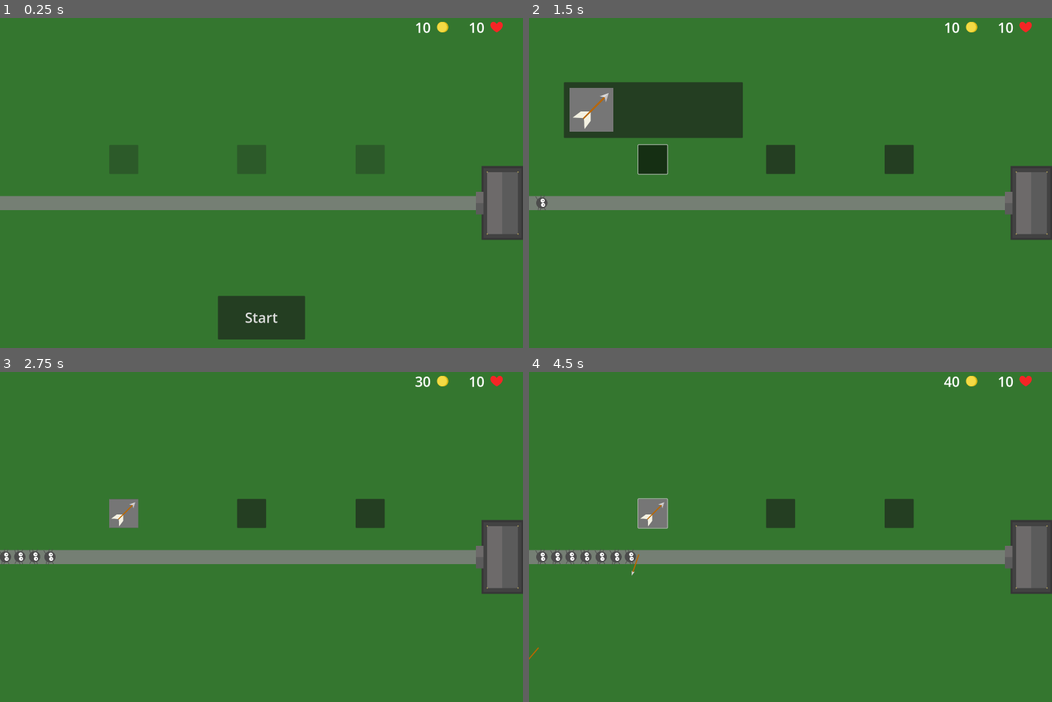
Above: before the commit, frames 1-4 (two rows, left to right).
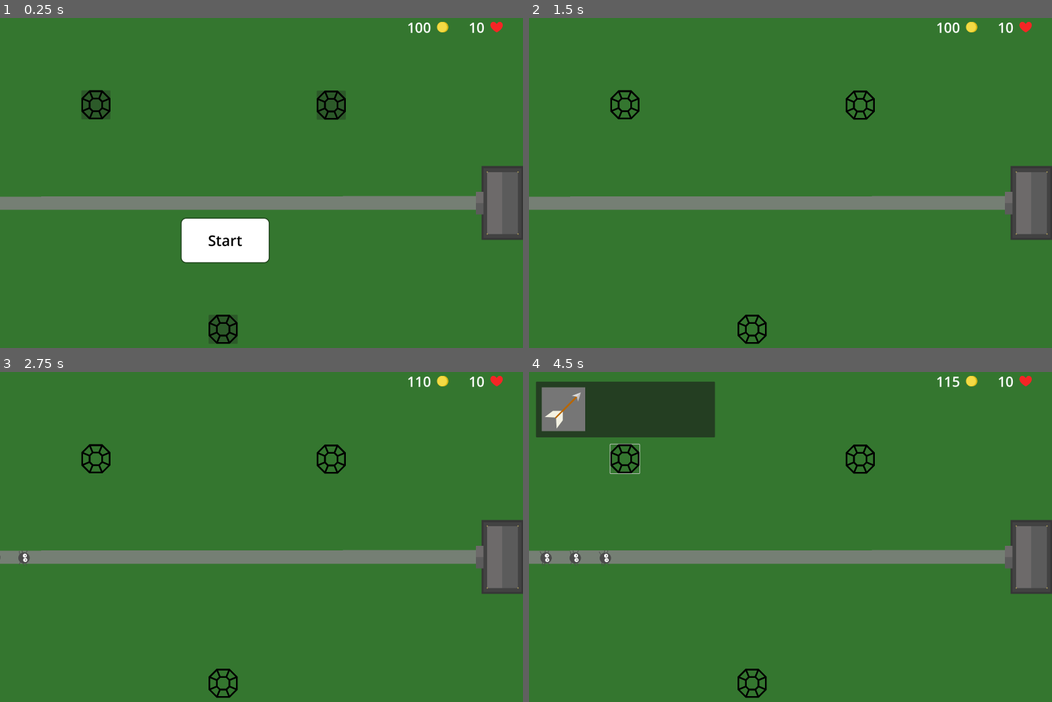
Above: after the commit, the same moments.

Repository: whhuang/tokyo-tower-defense
Game: Godot game, scene res://main.tscn
Two runs of this game, one before a commit and one after it. Both use one fixed random seed, a clock stepped at 60 frames per second and the inputs below.
Inputs (mouse positions are in pixels of both pictures, inside the frame that each line leads up to):
- Up to frame 1 (0.25 s): no input
- Up to frame 2 (1.5 s): click "Start" at 0.5 s; click (654, 159) at 1.27 s
- Up to frame 3 (2.75 s): click (62, 464) at 2.02 s
- Up to frame 4 (4.5 s): click (654, 513) at 2.77 s; click (654, 513) at 3.52 s; click (623, 457) at 4.27 s

The runs differ from the first frame. In frame 1, 7.5% of the frame differs, in the area x 0-91%, y 1-99%; in frame 2, 8.2%; in frame 3, 2.8%; in frame 4, 8.9%.

Commit message:
Please enter the commit message for your changes. Lines starting q
a
Add tower defense base files

Diff:
--- a/arrow.gd
+++ b/arrow.gd
@@ -1,21 +1,33 @@
-extends RigidBody2D
+extends Area2D
+
+@export var damage: int = 25
+@export var speed: float = 1200          # faster arrows
+@export var turn_rate: float = 12.0      # homing turn rate
+var direction: Vector2 = Vector2.ZERO
+var target: Node2D = null                # assigned by tower
+
+const LAYER_PROJECTILE := 1 << 2
+const LAYER_ENEMY := 1 << 3
+
+func _ready() -> void:
+	visible = true
+	monitoring = true
+	monitorable = true
+	collision_layer = LAYER_PROJECTILE
+	collision_mask = LAYER_ENEMY
+	area_entered.connect(_on_area_entered)
+
+func _process(delta: float) -> void:
+	if target != null and is_instance_valid(target):
+		var desired: Vector2 = (target.global_position - global_position).normalized()
+		var t: float = clamp(turn_rate * delta, 0.0, 1.0)
+		direction = direction.lerp(desired, t).normalized()
+		rotation = direction.angle()
+
+	position += direction * speed * delta
 
 
-# Called when the node enters the scene tree for the first time.
-func _ready() -> void:
-	for invader in get_tree().get_nodes_in_group("invader"):
-		invader.invader_hit.connect(_on_invader_hit)
-
-
-# Called every frame. 'delta' is the elapsed time since the previous frame.
-func _process(delta: float) -> void:
-	pass
-
-
-func _on_visible_on_screen_notifier_2d_screen_exited() -> void:
-	queue_free()
-
-
-func _on_invader_hit(node: Node2D) -> void:
-	if self == node:
+func _on_area_entered(area: Area2D) -> void:
+	if area.is_in_group("invader") and area.has_method("take_damage"):
+		area.take_damage(damage)
 		queue_free()
--- a/arrow.tscn
+++ b/arrow.tscn
@@ -4,14 +4,12 @@
 [ext_resource type="Texture2D" uid="uid://cfigpfrv3j4kb" path="res://Art/Arrow.png" id="1_l5ahi"]
 
 [sub_resource type="SegmentShape2D" id="SegmentShape2D_2ndhl"]
-a = Vector2(0, -40)
-b = Vector2(0, 40)
+a = Vector2(-0.00013756, -38)
+b = Vector2(0.00014118, 39)
 
-[node name="Arrow" type="RigidBody2D"]
+[node name="Arrow" type="Area2D"]
 collision_layer = 8
 collision_mask = 4
-mass = 0.001
-gravity_scale = 0.0
 script = ExtResource("1_2ndhl")
 
 [node name="CollisionShape2D" type="CollisionShape2D" parent="."]
--- a/arrow_tower.gd
+++ b/arrow_tower.gd
@@ -1,41 +1,135 @@
 extends Button
 
 @export var arrow_scene: PackedScene
-@export var arrow_speed = 500
-var target
+@export var arrow_speed: float = 1200.0
+@export var range: float = 220.0
+@export var focus_fire: bool = false
+@export var use_range_gate: bool = false
 
-# Called when the node enters the scene tree for the first time.
+var target: Node2D = null
+
 func _ready() -> void:
-	$FiringTimer.start()
+	# Clickable/toggleable
+	toggle_mode = true
+	mouse_filter = Control.MOUSE_FILTER_STOP
+	if not toggled.is_connected(_on_toggled):
+		toggled.connect(_on_toggled)
 
+	# Connect remove button (adjust the path if yours is different)
+	if has_node("TowerSelectPanel/RemoveProjectile"):
+		var rb: Button = $"TowerSelectPanel/RemoveProjectile"
+		if not rb.pressed.is_connected(_on_remove_projectile_pressed):
+			rb.pressed.connect(_on_remove_projectile_pressed)
 
-# Called every frame. 'delta' is the elapsed time since the previous frame.
-func _process(delta: float) -> void:
-	pass
+	# Fire timer
+	if has_node("FiringTimer"):
+		var t: Timer = $FiringTimer
+		if not t.timeout.is_connected(_on_firing_timer_timeout):
+			t.timeout.connect(_on_firing_timer_timeout)
+		t.start()
 
+	# Start closed
+	if has_node("TowerSelectPanel"):
+		$TowerSelectPanel.visible = false
+
+func _on_toggled(on: bool) -> void:
+	if has_node("TowerSelectPanel"):
+		$TowerSelectPanel.visible = on
 
 func stop() -> void:
-	$FiringTimer.stop()
-
+	if has_node("FiringTimer"):
+		$FiringTimer.stop()
 
 func _on_firing_timer_timeout() -> void:
-	var invaders = get_tree().get_nodes_in_group("invader")
-	if invaders.size() > 0:
-		target = invaders[0]
-		shoot_arrow()
+	if focus_fire:
+		if not _is_valid_target(target):
+			target = _pick_most_advanced()
+	else:
+		target = _pick_most_advanced()
 
+	if _is_valid_target(target):
+		_shoot_arrow()
 
-func shoot_arrow():
-	if target == null:
+# ------------ Remove / refund ------------
+
+func _on_remove_projectile_pressed() -> void:
+	# refund half the cost if set by PlaceTower
+	if has_meta("cost"):
+		var main = get_tree().root.get_node("Main")
+		var cost: int = int(get_meta("cost"))
+		main.cash += cost / 2
+
+	# return this PlaceTower spot back to button state
+	var pt = get_parent()
+	if pt and pt.has_method("reset_tower_button"):
+		pt.reset_tower_button()
+
+	# remove this tower
+	queue_free()
+
+# ----------------- Helpers -----------------
+
+func _world_pos() -> Vector2:
+	return get_global_transform_with_canvas().origin
+
+func _is_valid_target(t) -> bool:
+	if t == null or not is_instance_valid(t):
+		return false
+	if not use_range_gate:
+		return true
+	var origin := _world_pos()
+	return origin.distance_squared_to(t.global_position) <= range * range
+
+func _progress_of(inv: Node2D) -> float:
+	var pf := inv.get_parent()
+	return pf.progress if pf is PathFollow2D else 0.0
+
+func _pick_most_advanced() -> Node2D:
+	var invs: Array = get_tree().get_nodes_in_group("invader")
+	if invs.is_empty():
+		return null
+	var origin := _world_pos()
+	var best: Node2D = null
+	var best_score := -INF
+	for inv in invs:
+		if not is_instance_valid(inv):
+			continue
+		if use_range_gate:
+			var d2 := origin.distance_squared_to(inv.global_position)
+			if d2 > range * range:
+				continue
+		var score := _progress_of(inv) - origin.distance_squared_to(inv.global_position) * 1e-6
+		if score > best_score:
+			best_score = score
+			best = inv
+	return best
+
+func _world_parent() -> Node:
+	var root := get_tree().root
+	if root.has_node("Main/Map/Projectiles"):
+		return root.get_node("Main/Map/Projectiles")
+	if root.has_node("Main/Map"):
+		return root.get_node("Main/Map")
+	return get_tree().current_scene
+
+# ----------------- Shooting -----------------
+
+func _shoot_arrow() -> void:
+	if target == null or not is_instance_valid(target) or arrow_scene == null:
 		return
-	var arrow_instance: RigidBody2D = arrow_scene.instantiate()
-	arrow_instance.position = Vector2(50.0, 50.0)
 
-	# compute direction
-	var direction = (target.global_position - global_position).normalized()
-	var angle = atan2(direction[1], direction[0])
-	arrow_instance.rotate(angle)
+	var arrow = arrow_scene.instantiate()
+	var wp := _world_parent()
+	wp.add_child(arrow)
 
-	arrow_instance.linear_velocity = direction * arrow_speed
+	arrow.top_level = true
+	var spawn_pos := _world_pos()
+	arrow.global_position = spawn_pos
 
-	add_child(arrow_instance)
+	var dir: Vector2 = (target.global_position - spawn_pos).normalized()
+	arrow.direction = dir
+	arrow.speed = arrow_speed
+	arrow.rotation = dir.angle()
+
+	if "target" in arrow:
+		arrow.target = target
--- a/arrow_tower.tscn
+++ b/arrow_tower.tscn
@@ -22,4 +22,51 @@
 
 [node name="FiringTimer" type="Timer" parent="."]
 
+[node name="TowerSelectPanel" type="Panel" parent="."]
+offset_left = -256.0
+offset_top = -216.0
+offset_right = 360.0
+offset_bottom = -24.0
+size_flags_horizontal = 3
+size_flags_vertical = 3
+metadata/_edit_group_ = true
+
+[node name="MarginContainer" type="MarginContainer" parent="TowerSelectPanel"]
+layout_mode = 1
+anchors_preset = 15
+anchor_right = 1.0
+anchor_bottom = 1.0
+grow_horizontal = 2
+grow_vertical = 2
+theme_override_constants/margin_left = 20
+theme_override_constants/margin_top = 20
+theme_override_constants/margin_right = 20
+theme_override_constants/margin_bottom = 20
+
+[node name="GridContainer" type="GridContainer" parent="TowerSelectPanel/MarginContainer"]
+layout_mode = 2
+theme_override_constants/h_separation = 20
+theme_override_constants/v_separation = 20
+columns = 4
+
+[node name="ArrowTowerSelect" type="Button" parent="TowerSelectPanel/MarginContainer/GridContainer"]
+custom_minimum_size = Vector2(150, 150)
+layout_mode = 2
+toggle_mode = true
+button_pressed = true
+
+[node name="TextureRect" type="TextureRect" parent="TowerSelectPanel/MarginContainer/GridContainer/ArrowTowerSelect"]
+layout_mode = 0
+offset_right = 150.0
+offset_bottom = 150.0
+texture = ExtResource("1_1ovfp")
+expand_mode = 1
+
+[node name="RemoveProjectile" type="Button" parent="TowerSelectPanel/MarginContainer/GridContainer"]
+custom_minimum_size = Vector2(150, 0)
+layout_mode = 2
+size_flags_horizontal = 4
+
+[connection signal="toggled" from="." to="." method="_on_toggled"]
 [connection signal="timeout" from="FiringTimer" to="." method="_on_firing_timer_timeout"]
+[connection signal="pressed" from="TowerSelectPanel/MarginContainer/GridContainer/RemoveProjectile" to="." method="_on_remove_projectile_pressed"]
--- a/hud.tscn
+++ b/hud.tscn
@@ -1,9 +1,35 @@
-[gd_scene load_steps=5 format=3 uid="uid://dirucuwoahiux"]
+[gd_scene load_steps=9 format=3 uid="uid://dirucuwoahiux"]
 
 [ext_resource type="Script" uid="uid://g6sif34lma5j" path="res://hud.gd" id="1_37p78"]
 [ext_resource type="Theme" uid="uid://bkn4bb2bc3bkf" path="res://default.tres" id="2_8sq4i"]
 [ext_resource type="Texture2D" uid="uid://dl5ts6vkoxx21" path="res://Art/Heart.png" id="2_64ctp"]
 [ext_resource type="Texture2D" uid="uid://4jtftk3f425o" path="res://Art/Coin.png" id="4_640wx"]
+
+[sub_resource type="StyleBoxEmpty" id="StyleBoxEmpty_640wx"]
+
+[sub_resource type="StyleBoxFlat" id="StyleBoxFlat_a2258"]
+bg_color = Color(0.724643, 0.724643, 0.724643, 1)
+corner_radius_top_left = 16
+corner_radius_top_right = 16
+corner_radius_bottom_right = 16
+corner_radius_bottom_left = 16
+shadow_size = 5
+
+[sub_resource type="StyleBoxFlat" id="StyleBoxFlat_1xsix"]
+bg_color = Color(0.724643, 0.724643, 0.724643, 1)
+corner_radius_top_left = 16
+corner_radius_top_right = 16
+corner_radius_bottom_right = 16
+corner_radius_bottom_left = 16
+shadow_size = 5
+
+[sub_resource type="StyleBoxFlat" id="StyleBoxFlat_640wx"]
+bg_color = Color(1, 1, 1, 1)
+corner_radius_top_left = 16
+corner_radius_top_right = 16
+corner_radius_bottom_right = 16
+corner_radius_bottom_left = 16
+shadow_size = 5
 
 [node name="HUD" type="CanvasLayer"]
 script = ExtResource("1_37p78")
@@ -74,13 +100,21 @@
 anchor_top = 0.5
 anchor_right = 0.5
 anchor_bottom = 0.5
-offset_left = -150.0
-offset_top = 300.0
-offset_right = 150.0
-offset_bottom = 450.0
+offset_left = -275.0
+offset_top = 34.0
+offset_right = 25.0
+offset_bottom = 184.0
 grow_horizontal = 2
 grow_vertical = 2
-theme = ExtResource("2_8sq4i")
+theme_override_colors/font_hover_color = Color(0, 0, 0, 1)
+theme_override_colors/font_color = Color(0, 0, 0, 1)
+theme_override_colors/font_focus_color = Color(0, 0, 0, 1)
+theme_override_colors/font_pressed_color = Color(0, 0, 0, 1)
+theme_override_font_sizes/font_size = 50
+theme_override_styles/focus = SubResource("StyleBoxEmpty_640wx")
+theme_override_styles/hover = SubResource("StyleBoxFlat_a2258")
+theme_override_styles/pressed = SubResource("StyleBoxFlat_1xsix")
+theme_override_styles/normal = SubResource("StyleBoxFlat_640wx")
 text = "Start"
 
 [connection signal="pressed" from="StartButton" to="." method="_on_start_button_pressed"]
--- a/invader.gd
+++ b/invader.gd
@@ -1,19 +1,33 @@
 extends Area2D
 
+@export var health: int = 50
+@export var cash_reward: int = 20
 
-signal invader_hit(instance)
+const LAYER_PROJECTILE := 1 << 2
+const LAYER_ENEMY := 1 << 3
 
-# Called when the node enters the scene tree for the first time.
+var velocity: Vector2 = Vector2.ZERO
+var _prev_pos: Vector2
+
 func _ready() -> void:
-	add_to_group("invaders")
+	add_to_group("invader")
+	collision_layer = LAYER_ENEMY
+	collision_mask = LAYER_PROJECTILE
 	$AnimatedSprite2D.play("walk")
+	_prev_pos = global_position
 
+func _process(delta: float) -> void:
+	var p := global_position
+	if delta > 0.0:
+		velocity = (p - _prev_pos) / delta
+	_prev_pos = p
 
-# Called every frame. 'delta' is the elapsed time since the previous frame.
-func _process(delta: float) -> void:
-	pass
+func take_damage(amount: int) -> void:
+	health -= amount
+	if health <= 0:
+		die()
 
-
-func _on_body_entered(body: Node2D) -> void:
-	invader_hit.emit(body)
-	queue_free()  # TODO: don't delete upon first hit, decrement from health
+func die() -> void:
+	var main = get_tree().root.get_node("Main")
+	main.cash += cash_reward
+	queue_free()
--- a/invader.tscn
+++ b/invader.tscn
@@ -5,7 +5,7 @@
 [ext_resource type="Texture2D" uid="uid://mnp14yh86koa" path="res://Art/Invader/Invader - walk 2.png" id="3_uji37"]
 
 [sub_resource type="CircleShape2D" id="CircleShape2D_ib0xf"]
-radius = 24.0
+radius = 20.0
 
 [sub_resource type="SpriteFrames" id="SpriteFrames_cs7wy"]
 animations = [{
@@ -30,8 +30,8 @@
 shape = SubResource("CircleShape2D_ib0xf")
 
 [node name="AnimatedSprite2D" type="AnimatedSprite2D" parent="."]
-position = Vector2(0.124998, -0.260932)
-scale = Vector2(0.381148, 0.381147)
+position = Vector2(-1.209, 2.98023e-08)
+scale = Vector2(0.385018, 0.381147)
 sprite_frames = SubResource("SpriteFrames_cs7wy")
 animation = &"walk"
 
--- a/main.gd
+++ b/main.gd
@@ -1,8 +1,8 @@
 extends Node
 
 @export var starting_lives = 20
-@export var starting_cash = 10
-@export var cash_increment = 10
+@export var starting_cash = 100
+@export var cash_increment = 5
 var game_in_progress
 var lives
 var cash
--- a/map.gd
+++ b/map.gd
@@ -44,11 +44,10 @@
 
 
 func _on_castle_area_entered(area: Area2D) -> void:
-	print("castle hit by: ", area)
-	castle_hit.emit()
 	if area.is_in_group("invader"):
+		castle_hit.emit()
 		area.queue_free()
-		print("free")
+
 
 
 func game_over() -> void:
--- a/map.tscn
+++ b/map.tscn
@@ -7,12 +7,12 @@
 
 [sub_resource type="Curve2D" id="Curve2D_wijl4"]
 _data = {
-"points": PackedVector2Array(0, 0, 0, 0, -1.6529, 680, 0, 0, 0, 0, 1894.34, 680)
+"points": PackedVector2Array(0, 0, 0, 0, -37.8883, 681, 0, 0, 0, 0, 95.5089, 684.29, 0, 0, 0, 0, 1894.34, 680)
 }
-point_count = 2
+point_count = 3
 
 [sub_resource type="RectangleShape2D" id="RectangleShape2D_c7s6e"]
-size = Vector2(256, 256)
+size = Vector2(150, 256)
 
 [node name="Map" type="Node2D"]
 script = ExtResource("1_e0an3")
@@ -21,7 +21,7 @@
 [node name="Path" type="Polygon2D" parent="."]
 position = Vector2(0, -8)
 color = Color(0.507314, 0.507314, 0.507314, 0.839216)
-polygon = PackedVector2Array(0, 712, 0, 664, 1800, 664, 1800, 712)
+polygon = PackedVector2Array(-44, 711, -43, 689, -43, 666, 1800, 664, 1800, 712)
 
 [node name="InvaderPath" type="Path2D" parent="."]
 position = Vector2(1.68777, 0)
@@ -29,26 +29,26 @@
 curve = SubResource("Curve2D_wijl4")
 
 [node name="PlaceTower" parent="." instance=ExtResource("1_c7s6e")]
-offset_left = 376.0
-offset_top = 480.0
-offset_right = 476.0
-offset_bottom = 580.0
+offset_left = 280.0
+offset_top = 292.0
+offset_right = 380.0
+offset_bottom = 392.0
 
 [node name="PlaceTower2" parent="." instance=ExtResource("1_c7s6e")]
-offset_left = 816.0
-offset_top = 480.0
-offset_right = 916.0
-offset_bottom = 580.0
+offset_left = 718.0
+offset_top = 1065.0
+offset_right = 818.0
+offset_bottom = 1165.0
 
 [node name="PlaceTower3" parent="." instance=ExtResource("1_c7s6e")]
-offset_left = 1224.0
-offset_top = 480.0
-offset_right = 1324.0
-offset_bottom = 580.0
+offset_left = 1090.0
+offset_top = 293.0
+offset_right = 1190.0
+offset_bottom = 393.0
 
 [node name="Castle" type="Area2D" parent="."]
-collision_layer = 2
-collision_mask = 4
+collision_layer = 16
+collision_mask = 8
 
 [node name="Sprite2D" type="Sprite2D" parent="Castle"]
 position = Vector2(1720, 680)
@@ -56,11 +56,12 @@
 texture = ExtResource("5_urblq")
 
 [node name="CollisionShape2D" type="CollisionShape2D" parent="Castle"]
-position = Vector2(1808, 680)
+position = Vector2(1734, 680)
 shape = SubResource("RectangleShape2D_c7s6e")
 
 [node name="InvaderSpawnTimer" type="Timer" parent="."]
-wait_time = 0.5
+
+[node name="Projectiles" type="Node2D" parent="."]
 
 [connection signal="area_entered" from="Castle" to="." method="_on_castle_area_entered"]
 [connection signal="timeout" from="InvaderSpawnTimer" to="." method="_on_invader_spawn_timer_timeout"]
--- a/place_tower.gd
+++ b/place_tower.gd
@@ -4,12 +4,11 @@
 @export var arrow_tower_scene: PackedScene
 
 
-# Called when the node enters the scene tree for the first time.
+
 func _ready() -> void:
 	$PlaceTowerButton/TowerSelectPanel.visible = false
 
 
-# Called every frame. 'delta' is the elapsed time since the previous frame.
 func _process(delta: float) -> void:
 	pass
 
@@ -18,8 +17,12 @@
 	if disabled:
 		$PlaceTowerButton.button_pressed = false
 	$PlaceTowerButton.set_disabled(disabled)
-	for tower in get_tree().get_nodes_in_group("tower"):
-		tower.stop()
+
+
+	for tower in get_children():
+		if tower.is_in_group("tower"):
+			if disabled:
+				tower.stop()
 
 
 func _on_place_tower_button_toggled(toggled_on: bool) -> void:
@@ -35,16 +38,33 @@
 
 
 func _on_arrow_tower_select_pressed() -> void:
-	# Become arrow tower
+	var main = get_tree().root.get_node("Main")
+	var cost = 100
+
+
+	if main.cash < cost:
+		print("Insufficient coin!")
+		return
+
+	main.cash -= cost
 	$PlaceTowerButton.button_pressed = false
 	$PlaceTowerButton.visible = false
+
 	var tower = arrow_tower_scene.instantiate()
 	add_child(tower)
 	tower.add_to_group("tower")
 
 
+	tower.set_meta("cost", cost)
+
+	if tower.has_node("TowerSelectPanel"):
+		tower.get_node("TowerSelectPanel").visible = false
+
+
 func reset_tower_button() -> void:
 	$PlaceTowerButton.visible = true
-	set_disabled(true)
-	for tower in get_tree().get_nodes_in_group("tower"):
-		tower.queue_free()
+	set_disabled(false)
+
+	for tower in get_children():
+		if tower.is_in_group("tower"):
+			tower.queue_free()
--- a/place_tower.tscn
+++ b/place_tower.tscn
@@ -1,8 +1,13 @@
-[gd_scene load_steps=4 format=3 uid="uid://624wid0ru6tb"]
+[gd_scene load_steps=7 format=3 uid="uid://624wid0ru6tb"]
 
 [ext_resource type="Script" uid="uid://o6tis14cfg68" path="res://place_tower.gd" id="1_tfbh3"]
 [ext_resource type="PackedScene" uid="uid://b1c3v7tn4f2wr" path="res://arrow_tower.tscn" id="2_2pa1o"]
 [ext_resource type="Texture2D" uid="uid://pj6do6ap73si" path="res://Art/Arrow Tower.png" id="2_o7yil"]
+[ext_resource type="Texture2D" uid="uid://hx7tchyioqs4" path="res://Art/base.png" id="4_234ho"]
+
+[sub_resource type="StyleBoxEmpty" id="StyleBoxEmpty_ibqk8"]
+
+[sub_resource type="StyleBoxEmpty" id="StyleBoxEmpty_234ho"]
 
 [node name="PlaceTower" type="Control"]
 custom_minimum_size = Vector2(100, 100)
@@ -20,6 +25,8 @@
 anchor_bottom = 1.0
 grow_horizontal = 2
 grow_vertical = 2
+theme_override_styles/pressed = SubResource("StyleBoxEmpty_ibqk8")
+theme_override_styles/normal = SubResource("StyleBoxEmpty_234ho")
 toggle_mode = true
 
 [node name="TowerSelectPanel" type="Panel" parent="PlaceTowerButton"]
@@ -48,7 +55,7 @@
 layout_mode = 2
 theme_override_constants/h_separation = 20
 theme_override_constants/v_separation = 20
-columns = 2
+columns = 4
 
 [node name="ArrowTowerSelect" type="Button" parent="PlaceTowerButton/TowerSelectPanel/MarginContainer/GridContainer"]
 custom_minimum_size = Vector2(150, 150)
@@ -61,5 +68,12 @@
 texture = ExtResource("2_o7yil")
 expand_mode = 1
 
+[node name="TextureRect" type="TextureRect" parent="PlaceTowerButton"]
+layout_mode = 0
+offset_right = 512.0
+offset_bottom = 512.0
+scale = Vector2(0.195275, 0.19513)
+texture = ExtResource("4_234ho")
+
 [connection signal="toggled" from="PlaceTowerButton" to="." method="_on_place_tower_button_toggled"]
 [connection signal="pressed" from="PlaceTowerButton/TowerSelectPanel/MarginContainer/GridContainer/ArrowTowerSelect" to="." method="_on_arrow_tower_select_pressed"]
Binary file added: Art/base.png
Not shown, added: Art/base.png.import
Not shown, added: main.tscn2038823666.tmp
